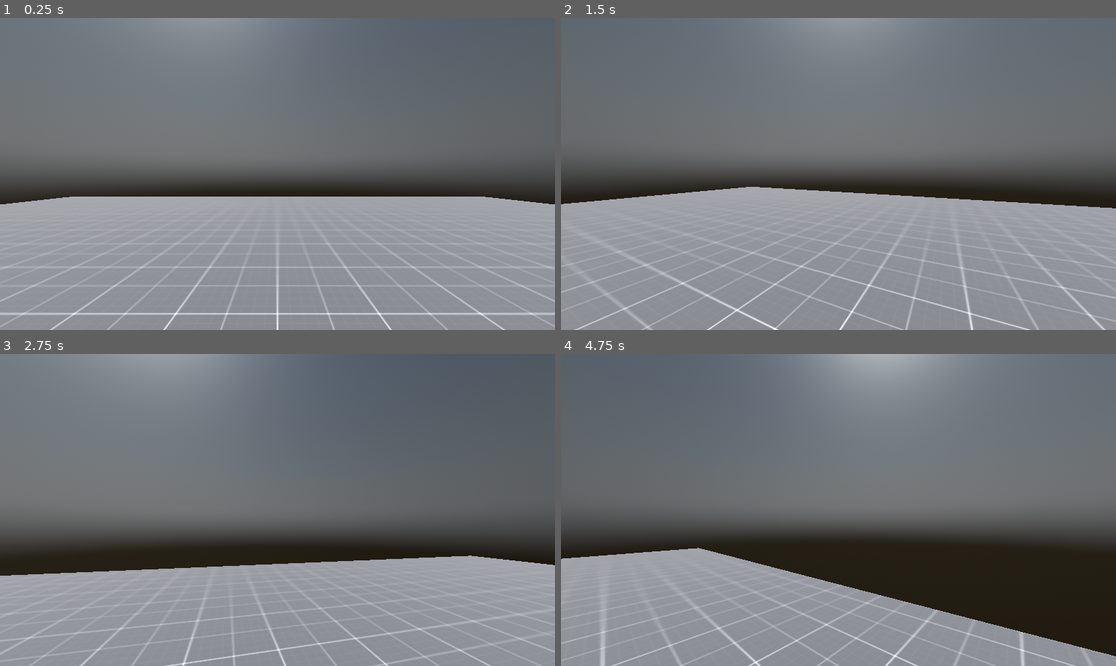
Above: before the commit, frames 1-4 (two rows, left to right).
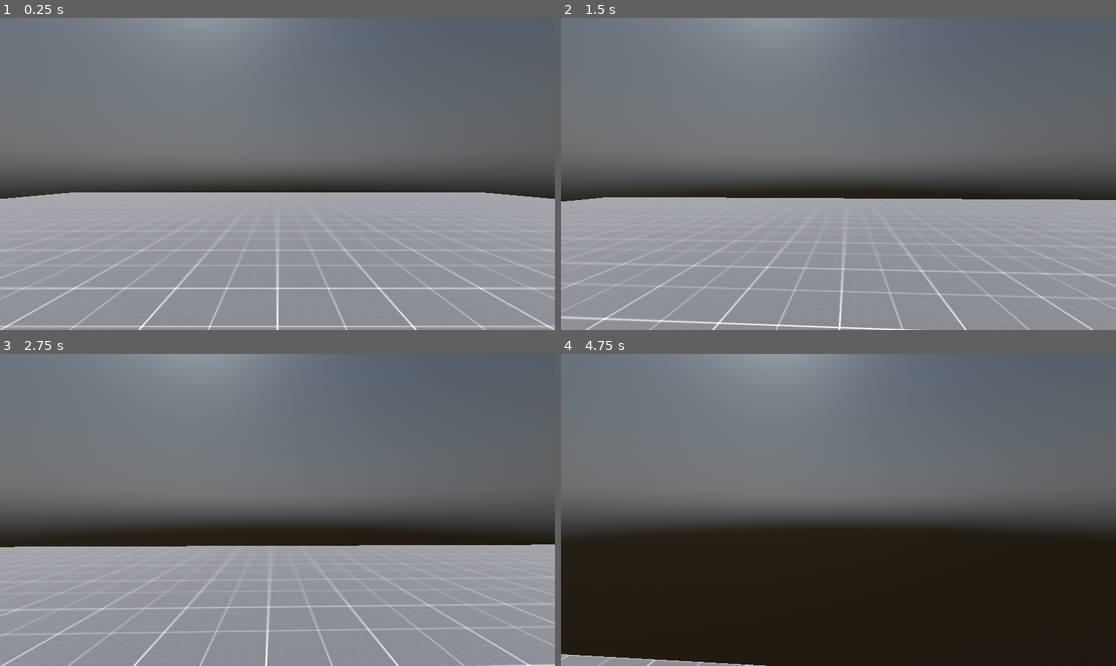
Above: after the commit, the same moments.

Repository: lwbaleeiro/dark-remnants
Game: Godot game, scene res://maps/teste_level.tscn
The game is run twice, just before and just after one commit, with the same random seed, the same clock (stepped at 60 frames per second) and the same inputs.
Inputs (mouse positions are in pixels of both pictures, inside the frame that each line leads up to):
- Up to frame 1 (0.25 s): no input
- Up to frame 2 (1.5 s): tap Enter at 0.5 s; move the mouse to (866, 174) at 0.52 s; hold W (move_forward) from 0.53 s (still down); tap Space (jump, bound only after the commit) at 0.6, 0.77, 1.07, 1.35 s; move the mouse to (810, 174) at 1.27 s
- Up to frame 3 (2.75 s): keep holding W (move_forward); tap Space (jump, bound only after the commit) at 1.52, 1.82, 2.1 s; move the mouse to (288, 503) at 2.02 s
- Up to frame 4 (4.75 s): keep holding W (move_forward); move the mouse to (832, 516) at 2.77 s; tap Space (jump, bound only after the commit) at 2.85, 3.02, 3.32, 3.6, 3.77, 4.07, 4.35, 4.52 s; move the mouse to (877, 513) at 3.52 s; move the mouse to (794, 506) at 4.27 s

The runs differ from the first frame. In frame 1, 4.7% of the frame differs, in the area x 0-100%, y 55-100%; in frame 2, 5.4%; in frame 3, 18%; in frame 4, 37%, in the area x 0-100%, y 0-100%.

Commit message:
[feat] Basic character movement

Diff:
--- a/maps/teste_level.tscn
+++ b/maps/teste_level.tscn
@@ -1,8 +1,9 @@
-[gd_scene load_steps=7 format=3 uid="uid://cjpfrfu8w1x12"]
+[gd_scene load_steps=11 format=3 uid="uid://cjpfrfu8w1x12"]
 
-[ext_resource type="PackedScene" uid="uid://dvo5f4xxxwmac" path="res://environment/world_environment.tscn" id="1_605ip"]
-[ext_resource type="Texture2D" uid="uid://cplxlqxngntr" path="res://environment/textures/PNG/Dark/texture_03.png" id="2_ah81i"]
+[ext_resource type="PackedScene" uid="uid://dvo5f4xxxwmac" path="res://maps/world_environment.tscn" id="1_605ip"]
+[ext_resource type="Texture2D" uid="uid://cplxlqxngntr" path="res://maps/textures/PNG/Dark/texture_03.png" id="2_ah81i"]
 [ext_resource type="PackedScene" uid="uid://b0uhqfrvrnyyn" path="res://player/player.tscn" id="3_557xp"]
+[ext_resource type="Texture2D" uid="uid://gd6f4tdjlf2x" path="res://maps/textures/PNG/Green/texture_01.png" id="4_537yd"]
 
 [sub_resource type="BoxMesh" id="BoxMesh_awgdi"]
 size = Vector3(50, 0.5, 50)
@@ -17,6 +18,16 @@
 
 [sub_resource type="BoxShape3D" id="BoxShape3D_cq012"]
 size = Vector3(50, 1, 50)
+
+[sub_resource type="StandardMaterial3D" id="StandardMaterial3D_red8y"]
+albedo_texture = ExtResource("4_537yd")
+
+[sub_resource type="BoxMesh" id="BoxMesh_b43uf"]
+material = SubResource("StandardMaterial3D_red8y")
+size = Vector3(3, 3, 3)
+
+[sub_resource type="BoxShape3D" id="BoxShape3D_mio22"]
+size = Vector3(3, 3, 3)
 
 [node name="Level" type="Node3D"]
 
@@ -33,3 +44,12 @@
 
 [node name="Player" parent="." instance=ExtResource("3_557xp")]
 transform = Transform3D(1, 0, 0, 0, 1, 0, 0, 0, 1, 0, 1.10172, 0)
+
+[node name="Box" type="MeshInstance3D" parent="."]
+transform = Transform3D(1, 0, 0, 0, 1, 0, 0, 0, 1, 0, 1.85071, 14.7078)
+mesh = SubResource("BoxMesh_b43uf")
+
+[node name="StaticBody3D" type="StaticBody3D" parent="Box"]
+
+[node name="CollisionShape3D" type="CollisionShape3D" parent="Box/StaticBody3D"]
+shape = SubResource("BoxShape3D_mio22")
--- /dev/null
+++ b/player/camera_item.gd
@@ -0,0 +1,6 @@
+extends Camera3D
+
+@export var MAIN_CAMERA : Node3D
+
+func _process(_delta: float) -> void:
+	global_transform = MAIN_CAMERA.global_transform
--- a/player/player.gd
+++ b/player/player.gd
@@ -1,75 +1,53 @@
 class_name Player extends CharacterBody3D
 
-@export var CAMERA_CONTROLLER : Camera3D
-@export var TILT_LOWER_LIMIT := deg_to_rad(-90.0)
-@export var TILT_UPPER_LIMIT := deg_to_rad(90.0)
-@export var MOUSE_SENSITIVITY : float = 0.5
+@export var SPEED : float = 5.0
+@export var JUMP_VELOCITY : float = 4.5
 
-@export var SPEED : float = 5.0
-@export var ACCELERATION : float = 0.1
-@export var DECELERATION : float = 0.25
+var _mouse_sensibility = 1200
+var _mouse_relative_x = 0
+var _mouse_relative_y = 0
+var _gravity = ProjectSettings.get_setting("physics/3d/default_gravity")
 
-# Camera & Movement
-var _rotation_input : float
-var _tilt_input : float
-var _mouse_input : bool = false
-var _mouse_rotation : Vector3
-var _player_rotation : Vector3
-var _camera_rotation : Vector3
-var _current_rotation : float
-
-var gravity = ProjectSettings.get_setting("physics/3d/default_gravity")
+@onready var camera: Camera3D = $Head/Camera
+@onready var gun_ray: RayCast3D = $Head/Camera/GunRay
 
 func _ready() -> void:
+	gun_ray.add_exception(self)
 	Input.mouse_mode = Input.MOUSE_MODE_CAPTURED
 
 func _physics_process(delta: float) -> void:
-	_update_gravity(delta)
-	_update_input(SPEED, ACCELERATION, DECELERATION)
-	_update_velocity()
-	_update_camera(delta)
 
-func _unhandled_input(event: InputEvent) -> void:
-	_mouse_input = event is InputEventMouseMotion and Input.get_mouse_mode() == Input.MOUSE_MODE_CAPTURED
-	if _mouse_input:
-		_rotation_input = -event.relative.x * MOUSE_SENSITIVITY
-		_tilt_input = -event.relative.y * MOUSE_SENSITIVITY
+	if not is_on_floor():
+		velocity.y -= _gravity * delta
+
+	_handle_input()
+
+func _handle_input() -> void:
+
+	if Input.is_action_just_pressed("exit"):
+		get_tree().quit()
+
+	if Input.is_action_just_pressed("jump") and is_on_floor():
+		velocity.y = JUMP_VELOCITY
+
+	var input_direction = Input.get_vector("move_left", "move_right", "move_forward", "move_backward")
+	var direction = (transform.basis * Vector3(input_direction.x, 0, input_direction.y)).normalized()
+
+	if direction:
+		velocity.x = direction.x * SPEED
+		velocity.z = direction.z * SPEED
+	else:
+		velocity.x = move_toward(velocity.x, 0, SPEED)
+		velocity.z = move_toward(velocity.z, 0, SPEED)
+
+	move_and_slide()
 
 func _input(event: InputEvent) -> void:
-	if event.is_action_pressed("exit"):
-		get_tree().quit()
 
-func _update_camera(delta) -> void:
+	if event is InputEventMouseMotion:
+		rotation.y -= event.relative.x / _mouse_sensibility
+		camera.rotation.x -= event.relative.y / _mouse_sensibility
+		camera.rotation.x = clamp(camera.rotation.x, deg_to_rad(-90), deg_to_rad(90))
 
-	_current_rotation = _rotation_input
-	_mouse_rotation.x += _tilt_input * delta
-	_mouse_rotation.x = clamp(_mouse_rotation.x, TILT_LOWER_LIMIT, TILT_UPPER_LIMIT)
-	_mouse_rotation.y += _rotation_input * delta
-
-	_player_rotation = Vector3(0.0, _mouse_rotation.y, 0.0)
-	_camera_rotation = Vector3(_mouse_rotation.x, 0.0, 0.0)
-
-	CAMERA_CONTROLLER.transform.basis = Basis.from_euler(_camera_rotation)
-	global_transform.basis = Basis.from_euler(_player_rotation)
-
-	CAMERA_CONTROLLER.rotation.z = 0.0
-	_rotation_input = 0.0
-	_tilt_input = 0.0
-
-func _update_input(speed : float, acceleration : float, deceleration : float) -> void:
-
-	var _input_dir = Input.get_vector("move_left", "move_right", "move_forward", "move_backward")
-	var direction = (transform.basis * Vector3(_input_dir.x, 0.0, _input_dir.y)).normalized()
-
-	if direction:
-		velocity.x = lerp(velocity.x, direction.x * speed, acceleration)
-		velocity.z = lerp(velocity.z, direction.z * speed, acceleration)
-	else:
-		velocity.x = move_toward(velocity.x, 0, deceleration)
-		velocity.z = move_toward(velocity.z, 0, deceleration)
-
-func _update_gravity(delta) -> void:
-	velocity.y -= gravity * delta
-
-func _update_velocity() -> void:
-	move_and_slide()
+		_mouse_relative_x = clamp(event.relative.x, -50, 50)
+		_mouse_relative_y = clamp(event.relative.y, -50, 10)
--- a/player/player.tscn
+++ b/player/player.tscn
@@ -1,29 +1,26 @@
-[gd_scene load_steps=6 format=3 uid="uid://b0uhqfrvrnyyn"]
+[gd_scene load_steps=4 format=3 uid="uid://b0uhqfrvrnyyn"]
 
-[ext_resource type="Texture2D" uid="uid://40uttoluykgr" path="res://environment/textures/PNG/Red/texture_03.png" id="1_1af4f"]
 [ext_resource type="Script" path="res://player/player.gd" id="1_vdpfq"]
 
 [sub_resource type="CapsuleShape3D" id="CapsuleShape3D_csc3h"]
 
-[sub_resource type="StandardMaterial3D" id="StandardMaterial3D_q3xdi"]
-albedo_texture = ExtResource("1_1af4f")
+[sub_resource type="CapsuleMesh" id="CapsuleMesh_0dk5u"]
 
-[sub_resource type="CapsuleMesh" id="CapsuleMesh_y5t6e"]
-material = SubResource("StandardMaterial3D_q3xdi")
-radius = 0.4
-height = 1.5
+[node name="Player" type="CharacterBody3D"]
+script = ExtResource("1_vdpfq")
 
-[node name="Player" type="CharacterBody3D" node_paths=PackedStringArray("CAMERA_CONTROLLER")]
-script = ExtResource("1_vdpfq")
-CAMERA_CONTROLLER = NodePath("CameraController/Camera3D")
-
-[node name="CollisionShape3D" type="CollisionShape3D" parent="."]
+[node name="Collider" type="CollisionShape3D" parent="."]
 shape = SubResource("CapsuleShape3D_csc3h")
 
-[node name="MeshInstance3D" type="MeshInstance3D" parent="CollisionShape3D"]
-mesh = SubResource("CapsuleMesh_y5t6e")
+[node name="Mesh" type="MeshInstance3D" parent="."]
+mesh = SubResource("CapsuleMesh_0dk5u")
 
-[node name="CameraController" type="Node3D" parent="."]
-transform = Transform3D(1, 0, 0, 0, 1, 0, 0, 0, 1, 0, 1.5, 0)
+[node name="Head" type="Node3D" parent="."]
+transform = Transform3D(1, 0, 0, 0, 1, 0, 0, 0, 1, 0, 1, 0)
 
-[node name="Camera3D" type="Camera3D" parent="CameraController"]
+[node name="Camera" type="Camera3D" parent="Head"]
+cull_mask = 1048573
+
+[node name="GunRay" type="RayCast3D" parent="Head/Camera"]
+transform = Transform3D(-4.37114e-08, 0, 1, 0, 1, 0, -1, 0, -4.37114e-08, 0, 0, 0)
+target_position = Vector3(60, -1, 0)
--- a/project.godot
+++ b/project.godot
@@ -14,6 +14,10 @@
 run/main_scene="res://maps/teste_level.tscn"
 config/features=PackedStringArray("4.3", "Forward Plus")
 config/icon="res://icon.svg"
+
+[autoload]
+
+Audio="*res://sounds/audio.gd"
 
 [input]
 
@@ -42,3 +46,23 @@
 "events": [Object(InputEventKey,"resource_local_to_scene":false,"resource_name":"","device":-1,"window_id":0,"alt_press …(195 unchanged characters)…
 ]
 }
+shoot={
+"deadzone": 0.5,
+"events": [Object(InputEventMouseButton,"resource_local_to_scene":false,"resource_name":"","device":-1,"window_id":0,"alt_pressed":false,"shift_pressed":false,"ctrl_pressed":false,"meta_pressed":false,"button_mask":1,"position":Vector2(64, 9),"global_position":Vector2(73, 55),"factor":1.0,"button_index":1,"canceled":false,"pressed":true,"double_click":false,"script":null)
+]
+}
+change_weapon={
+"deadzone": 0.5,
+"events": [Object(InputEventKey,"resource_local_to_scene":false,"resource_name":"","device":-1,"window_id":0,"alt_pressed":false,"shift_pressed":false,"ctrl_pressed":false,"meta_pressed":false,"pressed":false,"keycode":0,"physical_keycode":82,"key_label":0,"unicode":114,"location":0,"echo":false,"script":null)
+]
+}
+jump={
+"deadzone": 0.5,
+"events": [Object(InputEventKey,"resource_local_to_scene":false,"resource_name":"","device":-1,"window_id":0,"alt_pressed":false,"shift_pressed":false,"ctrl_pressed":false,"meta_pressed":false,"pressed":false,"keycode":0,"physical_keycode":32,"key_label":0,"unicode":32,"location":0,"echo":false,"script":null)
+]
+}
+
+[layer_names]
+
+3d_render/layer_1="Default"
+3d_render/layer_2="Weapon"
--- /dev/null
+++ b/sounds/audio.gd
@@ -0,0 +1,35 @@
+extends Node
+
+# Code adapted from KidsCanCode
+
+var num_players = 12
+var bus = "master"
+
+var available = []  # The available players.
+var queue = []  # The queue of sounds to play.
+
+func _ready():
+	for i in num_players:
+		var p = AudioStreamPlayer.new()
+		add_child(p)
+
+		available.append(p)
+
+		p.volume_db = -10
+		p.finished.connect(_on_stream_finished.bind(p))
+		p.bus = bus
+
+func _on_stream_finished(stream):
+	available.append(stream)
+
+func play(sound_path):  # Path (or multiple, separated by commas)
+	var sounds = sound_path.split(",")
+	queue.append("res://" + sounds[randi() % sounds.size()].strip_edges())
+
+func _process(_delta):
+	if not queue.is_empty() and not available.is_empty():
+		available[0].stream = load(queue.pop_front())
+		available[0].play()
+		available[0].pitch_scale = randf_range(0.9, 1.1)
+
+		available.pop_front()
--- /dev/null
+++ b/weapons/base_weapon.gd
@@ -0,0 +1 @@
+@tool class_name BaseWeapon extends Node
--- /dev/null
+++ b/weapons/effects/impact.gd
@@ -0,0 +1,6 @@
+extends AnimatedSprite3D
+
+# Remove this impact effect after the animation has completed
+
+func _on_animation_finished():
+	queue_free()
--- /dev/null
+++ b/weapons/effects/impact.tscn
@@ -0,0 +1,56 @@
+[gd_scene load_steps=8 format=3 uid="uid://b7070gfoko4mo"]
+
+[ext_resource type="Script" path="res://weapons/effects/impact.gd" id="1_dpy5n"]
+[ext_resource type="Texture2D" uid="uid://btvd6vme770xw" path="res://weapons/effects/hit.png" id="1_dq4on"]
+
+[sub_resource type="AtlasTexture" id="AtlasTexture_da0f0"]
+atlas = ExtResource("1_dq4on")
+region = Rect2(0, 0, 128, 128)
+
+[sub_resource type="AtlasTexture" id="AtlasTexture_ixxoh"]
+atlas = ExtResource("1_dq4on")
+region = Rect2(128, 0, 128, 128)
+
+[sub_resource type="AtlasTexture" id="AtlasTexture_ba313"]
+atlas = ExtResource("1_dq4on")
+region = Rect2(0, 128, 128, 128)
+
+[sub_resource type="AtlasTexture" id="AtlasTexture_l0r4s"]
+atlas = ExtResource("1_dq4on")
+region = Rect2(128, 128, 128, 128)
+
+[sub_resource type="SpriteFrames" id="SpriteFrames_nwydm"]
+animations = [{
+"frames": [{
+"duration": 1.0,
+"texture": SubResource("AtlasTexture_da0f0")
+}, {
+"duration": 1.0,
+"texture": SubResource("AtlasTexture_ixxoh")
+}, {
+"duration": 1.0,
+"texture": SubResource("AtlasTexture_ba313")
+}, {
+"duration": 1.0,
+"texture": SubResource("AtlasTexture_l0r4s")
+}, {
+"duration": 1.0,
+"texture": null
+}],
+"loop": false,
+"name": &"shot",
+"speed": 15.0
+}]
+
+[node name="AnimatedSprite3D" type="AnimatedSprite3D"]
+cast_shadow = 0
+pixel_size = 0.0025
+double_sided = false
+no_depth_test = true
+sprite_frames = SubResource("SpriteFrames_nwydm")
+animation = &"shot"
+frame = 4
+frame_progress = 1.0
+script = ExtResource("1_dpy5n")
+
+[connection signal="animation_finished" from="." to="." method="_on_animation_finished"]
--- /dev/null
+++ b/weapons/pistol/pistol.tres
@@ -0,0 +1,19 @@
+[gd_resource type="Resource" script_class="Weapon" load_steps=3 format=3 uid="uid://cvn37mo66bgtx"]
+
+[ext_resource type="Script" path="res://weapons/weapon.gd" id="1_3e6rh"]
+[ext_resource type="PackedScene" uid="uid://cb8tsfelfv64o" path="res://weapons/pistol/pistol_9mm.glb" id="1_j8tvk"]
+
+[resource]
+script = ExtResource("1_3e6rh")
+model = ExtResource("1_j8tvk")
+position = Vector3(0, 0.5, 0)
+rotation = Vector3(0, 180, 0)
+scale = Vector3(0.1, 0.1, 0.1)
+muzzle_position = Vector3(0.1, -0.4, 1.5)
+fire_rate = 0.25
+max_distance = 20.0
+damage = 15.0
+spread = 1.0
+shot_count = 1
+knockback = 20
+sound_shoot = ""
--- /dev/null
+++ b/weapons/weapon.gd
@@ -0,0 +1,19 @@
+class_name Weapon extends Resource
+
+@export_category("Model")
+@export var model : PackedScene
+@export var position : Vector3
+@export var rotation : Vector3
+@export var scale : Vector3
+@export var muzzle_position : Vector3
+
+@export_category("Properties")
+@export_range(0.1, 1) var fire_rate : float = 0.1
+@export_range(1, 20) var max_distance : float = 10
+@export_range(0, 100) var damage : float = 25
+@export_range(0, 5) var spread : float = 0
+@export_range(1, 5) var shot_count : int = 1
+@export_range(0, 50) var knockback : int = 20
+
+@export_category("Sounds")
+@export var sound_shoot : String
Not shown, removed: environment/textures/PNG/Dark/texture_01.png.import
Not shown, removed: environment/textures/PNG/Dark/texture_02.png.import
Not shown, removed: environment/textures/PNG/Dark/texture_03.png.import
Not shown, removed: environment/textures/PNG/Dark/texture_04.png.import
Not shown, removed: environment/textures/PNG/Dark/texture_05.png.import
Not shown, removed: environment/textures/PNG/Dark/texture_06.png.import
Not shown, removed: environment/textures/PNG/Dark/texture_07.png.import
Not shown, removed: environment/textures/PNG/Dark/texture_08.png.import
Not shown, removed: environment/textures/PNG/Dark/texture_09.png.import
Not shown, removed: environment/textures/PNG/Dark/texture_10.png.import
Not shown, removed: environment/textures/PNG/Dark/texture_11.png.import
Not shown, removed: environment/textures/PNG/Dark/texture_12.png.import
(and 356 more such lines)
